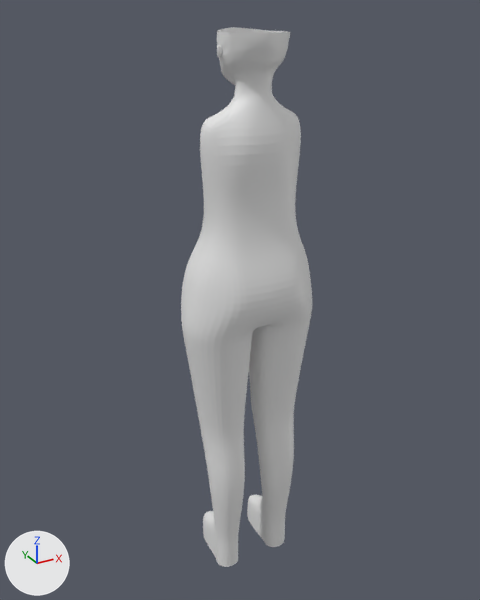
The Blender file character_anatomy/kaila4.2.blend as it was, and as the next commit left it.
Rendered twice from a 50 mm camera at (-0.818, -1.423, 1.591) aimed at (-0.002, 0.06, 0.85). Lighting does not change. The marker at lower left points along +X, +Y and +Z.

Script lines for the objects in view, before the commit:
```python
me_cube_004 = bpy.data.meshes.new('Cube.004')
me_cube_004.from_pydata(...)  # 415 vertices, 375 faces, 1 loose edge; spans x -0.2..0.0, y -0.12..0.15, z 0.01..1.55
ob_head = bpy.data.objects.new('Head', me_cube_004)
ob_head.location = (0.0, 0.0, 0.0)
_m = ob_head.modifiers.new('Mirror', 'MIRROR')
_m.merge_threshold = 0.0001
_m = ob_head.modifiers.new('Subdivision', 'SUBSURF')
_m.levels = 2
```
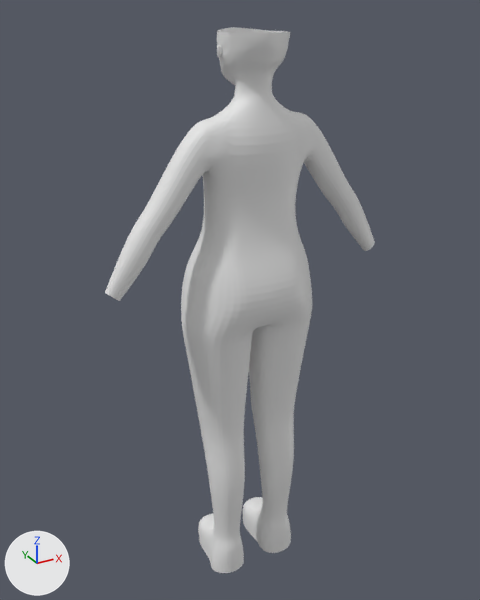
What differs and where, as boxes [x1, y1, x2, y2] in the pictures (480 x 600 px):
```json
{"object": "Head", "change": "reshaped", "before": [181, 27, 312, 567], "after": [105, 27, 375, 573], "on screen": "105% wider"}
{"part": 1, "of": "me_cube_004", "change": "built on", "before": [200, 99, 301, 198], "after": [105, 100, 375, 301]}
{"part": 2, "of": "me_cube_004", "change": "built on", "before": [203, 494, 287, 567], "after": [198, 497, 291, 573]}
```

The change, as JSON lines over the scene's bpy script:
```json
{"block": "me_cube_004", "where": "# used by ob_head; location = (0.0, 0.0, 0.0)"}
{"op": "remove", "block": "me_cube_004", "code": "me_cube_004.from_pydata(...)  # 415 vertices, 375 faces, 1 loose edge; spans x -0.2..0.0, y -0.12..0.15, z 0.01..1.55"}
{"op": "add", "block": "me_cube_004", "code": "me_cube_004.from_pydata(...)  # 486 vertices, 447 faces, 1 loose edge; spans x -0.4..0.0, y -0.12..0.15, z 0.0..1.55"}
{"block": "me_cube_004", "change": "me_cube_004 part 1"}
{"block": "me_cube_004", "change": "3 vertices are removed from x -0.13..-0.08, y -0.03..0.03, z 1.35..1.36"}
{"block": "me_cube_004", "change": "9 faces are deleted"}
{"block": "me_cube_004", "change": "4 vertices move from x -0.14..-0.13, y -0.03..0.04, z 1.28..1.35 to x -0.14..-0.13, y -0.06..0.04, z 1.25..1.35"}
{"block": "me_cube_004", "change": "41 vertices are added at x -0.4..-0.08, y -0.05..0.03, z 0.95..1.36"}
{"block": "me_cube_004", "change": "5 new vertices lie (0.0, 0.04, 0.01) away from vertices in x -0.33..-0.23, y -0.04..-0.01, z 1.08..1.19"}
{"block": "me_cube_004", "change": "51 new faces join them"}
{"block": "me_cube_004", "change": "me_cube_004 part 2"}
{"block": "me_cube_004", "change": "10 vertices are removed from x -0.12..-0.05, y 0.01..0.15, z 0.01..0.1"}
{"block": "me_cube_004", "change": "13 faces are deleted"}
{"block": "me_cube_004", "change": "22 vertices move from x -0.12..-0.05, y -0.04..0.03, z 0.01..0.12 to x -0.14..-0.03, y -0.06..0.03, z 0.0..0.11"}
{"block": "me_cube_004", "change": "38 vertices are added at x -0.13..-0.03, y 0.01..0.15, z 0.0..0.1"}
{"block": "me_cube_004", "change": "43 new faces join them"}
```
